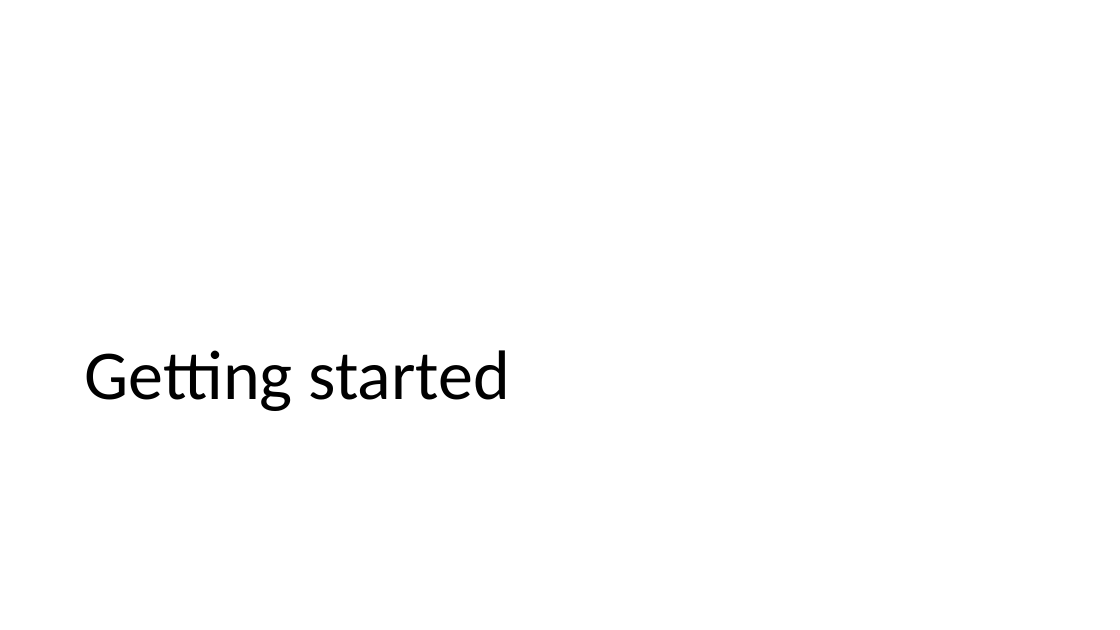
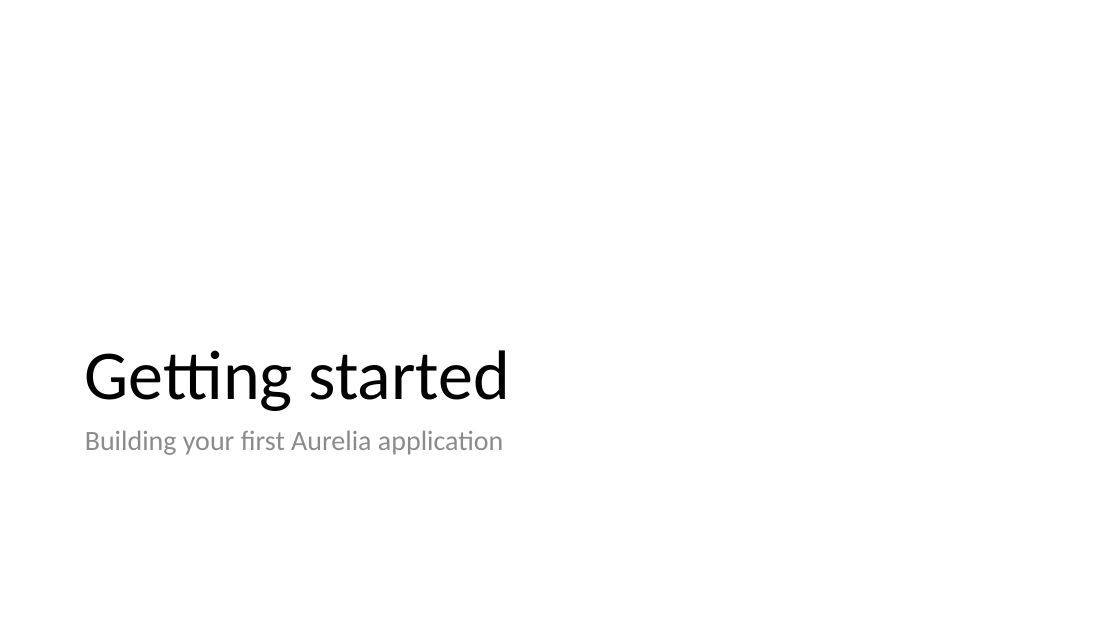
Before and after one commit to vuorinem/ADNUGTalk, a slide deck: slide 13 of Aurelia.pptm (slide 9 before the commit). Drawn at 1120x630 pixels with LibreOffice and Linux fonts; fonts in the diff are those of the drawing. Boxes give left, top, right and bottom in pixels: in the first picture for what was removed or moved away, otherwise in the second. Text is boxed around its words. In the diff, an @@ line names an element or a change of style, - is before the commit and + after.

```diff
--- a/Aurelia.pptm
+++ b/Aurelia.pptm
@@ text added at bbox=[85, 430, 503, 455], 24 pt, text #8C8C8C @@
+Building your first Aurelia application
```
Also in this commit, not shown: 2 other slides changed, 13 slides added, 1 slide removed.
